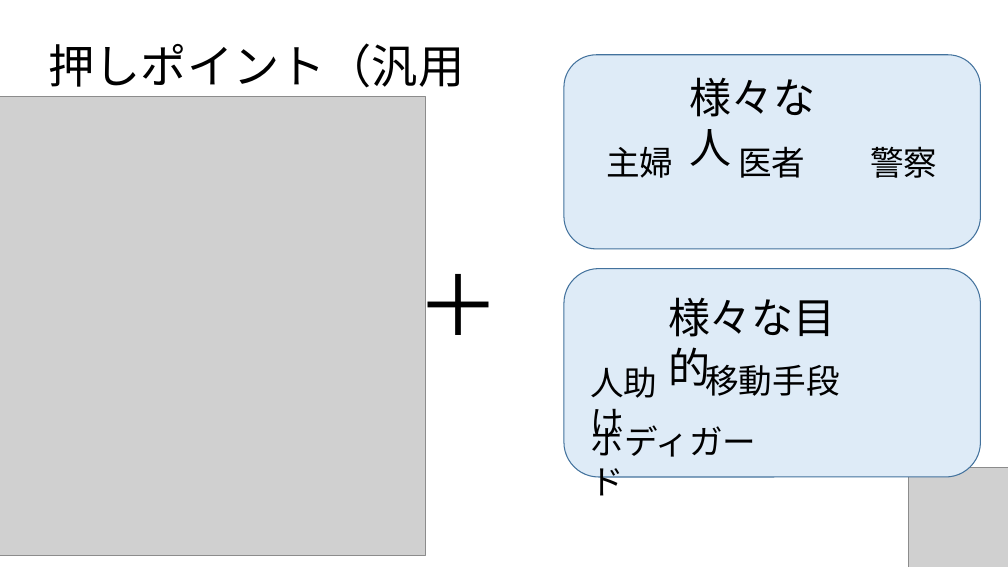
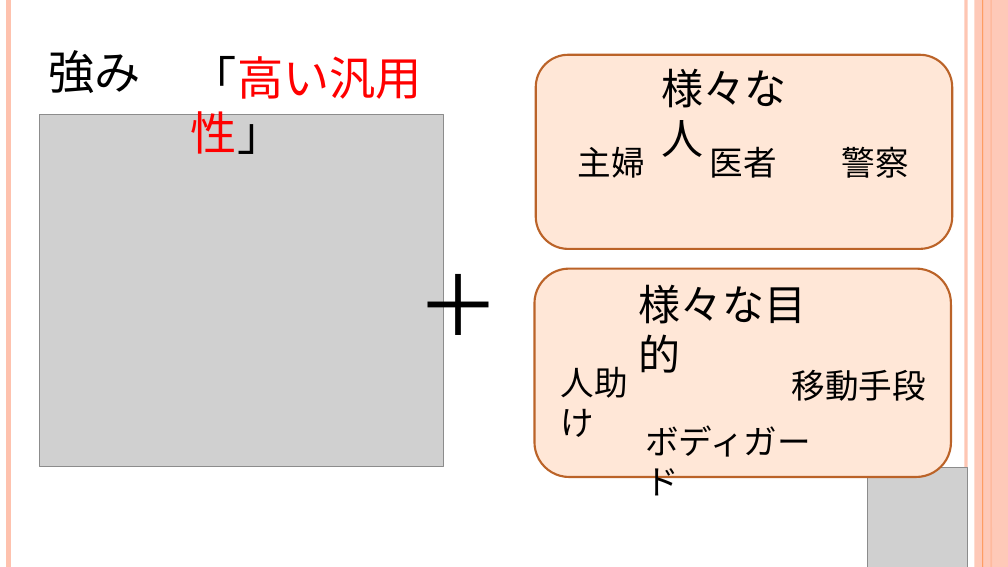
Before and after one commit to CaseStudyG18/master, a slide deck: slide 5 of プレゼン/G18_プレゼン用PWP.pptx. Drawn at 1008x567 pixels with LibreOffice and Linux fonts; fonts in the diff are those of the drawing; grey boxes stand for pictures. Boxes give left, top, right and bottom in pixels: in the first picture for what was removed or moved away, otherwise in the second. Text is boxed around its words. In the diff, an @@ line names an element or a change of style, - is before the commit and + after.

```diff
--- a/プレゼン/G18_プレゼン用PWP.pptx
+++ b/プレゼン/G18_プレゼン用PWP.pptx
@@ line added from (8, 0) to (8, 567), #FEC3AE 4.5 pt @@
@@ line added from (966, 0) to (966, 567), #FEC3AE 3 pt @@
@@ rectangle added at (x1=975, y1=0, x2=1008, y2=567), fill #FEC3AE at 87% opacity @@
@@ line added from (983, 0) to (983, 567), #FE8637 0.75 pt @@
@@ line added from (991, 0) to (991, 567), #FE8637 1.5 pt @@
@@ text at (x1=48, y1=50, x2=140, y2=93): text changed; font Karla to Noto Sans CJK JP @@
-押しポイント（汎用性）
+強み
@@ text added at (x1=191, y1=56, x2=422, y2=154), 44 pt, text #FF0000 @@
+「高い汎用性」
@@ rounded rectangle at (x1=536, y1=54, x2=953, y2=249): fill #DEEBF7 to #FFE7D7; outline #43739E 1 pt to #BC6329 2 pt @@
@@ text "様々な人" moved from (x1=689, y1=77, x2=815, y2=166) to (x1=661, y1=68, x2=787, y2=157) @@
@@ picture resized from (x1=0, y1=97, x2=426, y2=556) to (x1=39, y1=114, x2=444, y2=467) @@
@@ text "＋" at (x1=410, y1=249, x2=510, y2=358): font Calibri to TeX Gyre Schola @@
@@ 4 texts, 2 rounded rectangles moved together from (x1=564, y1=54, x2=981, y2=477) to (x1=535, y1=54, x2=953, y2=477) @@
@@ rounded rectangle at (x1=535, y1=268, x2=951, y2=477): fill #DEEBF7 to #FFE7D7; outline #43739E 1 pt to #BC6329 2 pt @@
@@ text "様々な目的" moved from (x1=668, y1=297, x2=836, y2=390) to (x1=639, y1=284, x2=807, y2=373) @@
@@ font Calibri to Noto Sans CJK JP in 8 elements at (x1=578, y1=147, x2=645, y2=178), (x1=710, y1=146, x2=777, y2=178), (x1=842, y1=146, x2=909, y2=178), (x1=561, y1=366, x2=628, y2=437), (x1=661, y1=68, x2=787, y2=157), (x1=639, y1=284, x2=807, y2=373), (x1=645, y1=425, x2=811, y2=496), (x1=792, y1=370, x2=926, y2=401) @@
@@ text "移動手段" moved from (x1=705, y1=359, x2=839, y2=396) to (x1=792, y1=370, x2=926, y2=401) @@
@@ text "ボディガード" moved from (x1=591, y1=419, x2=757, y2=496) to (x1=645, y1=425, x2=811, y2=496) @@
@@ picture moved from (x1=909, y1=467, x2=1008, y2=567) to (x1=868, y1=467, x2=968, y2=567) @@
```
Also in this commit, not shown: 10 other slides changed, 1 slide added, 2 slides removed.
